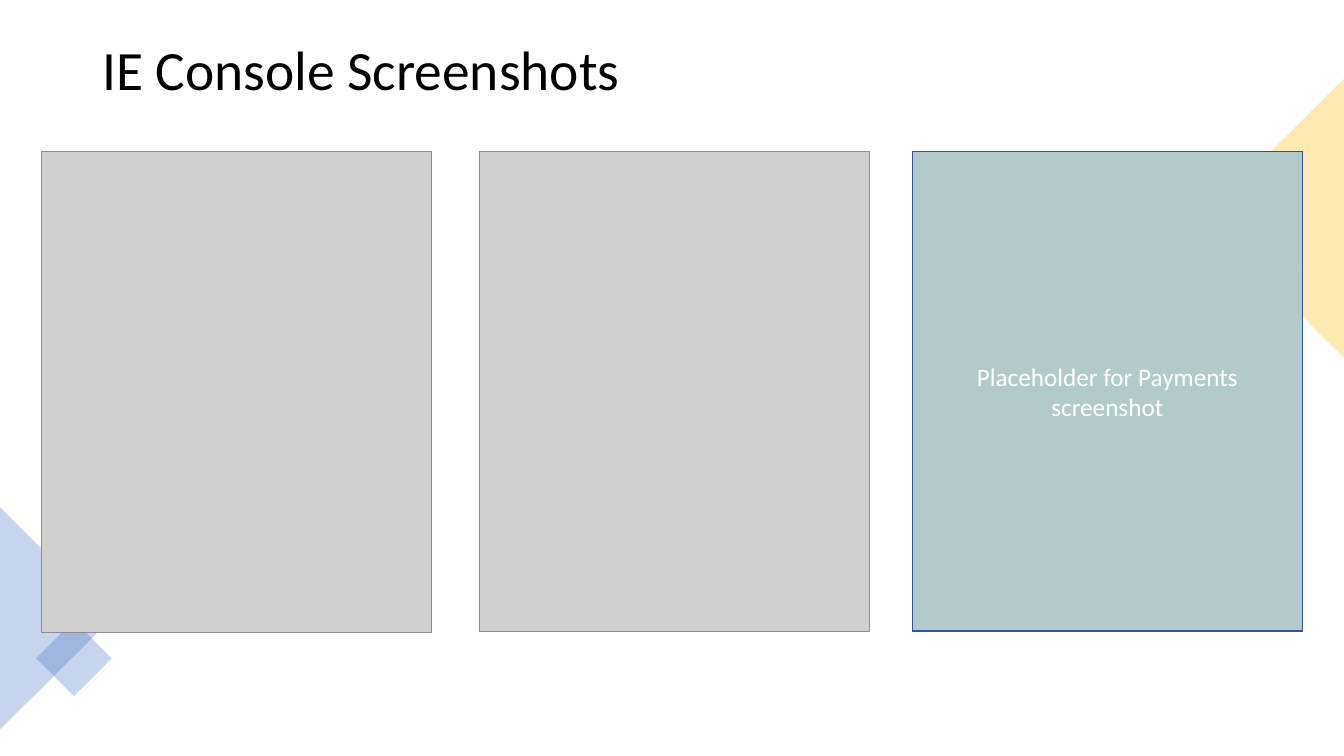
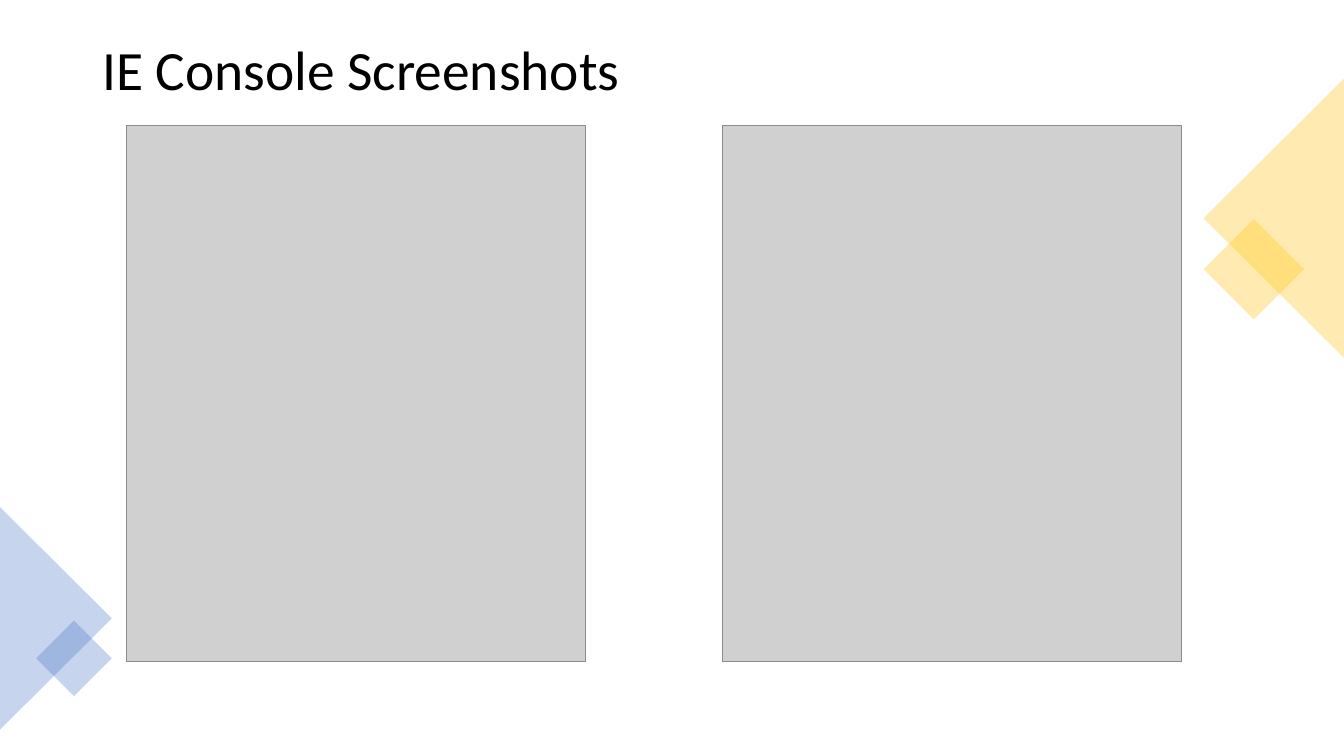
Before and after one commit to Cooperation-org/linked-trust-impact-eval, a slide deck: slide 4 of doc/ImpactEvaluatorsGrant.pptx. Drawn at 1344x756 pixels with LibreOffice and Linux fonts; fonts in the diff are those of the drawing; grey boxes stand for pictures. Boxes give left, top, right and bottom in pixels: in the first picture for what was removed or moved away, otherwise in the second. Text is boxed around its words. In the diff, an @@ line names an element or a change of style, - is before the commit and + after.

```diff
--- a/doc/ImpactEvaluatorsGrant.pptx
+++ b/doc/ImpactEvaluatorsGrant.pptx
@@ picture: place and size @@
-picture at box(41, 151, 432, 633)
+picture at box(126, 126, 585, 661)
@@ picture added at box(723, 126, 1182, 661) @@
@@ picture removed at box(480, 151, 870, 631) @@
@@ rectangle removed at box(912, 151, 1303, 631) @@
-Placeholder for Payments screenshot
```
Also in this commit, not shown: 3 other slides changed, 3 slides added, 2 other files.
